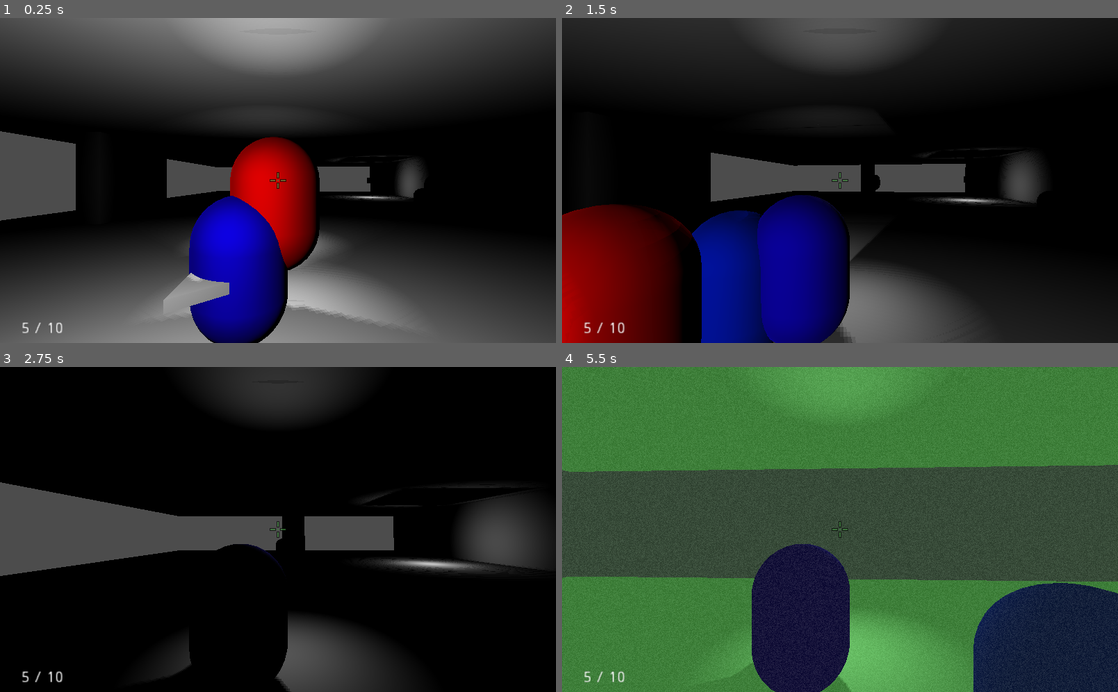
Above: before the commit, frames 1-4 (two rows, left to right).
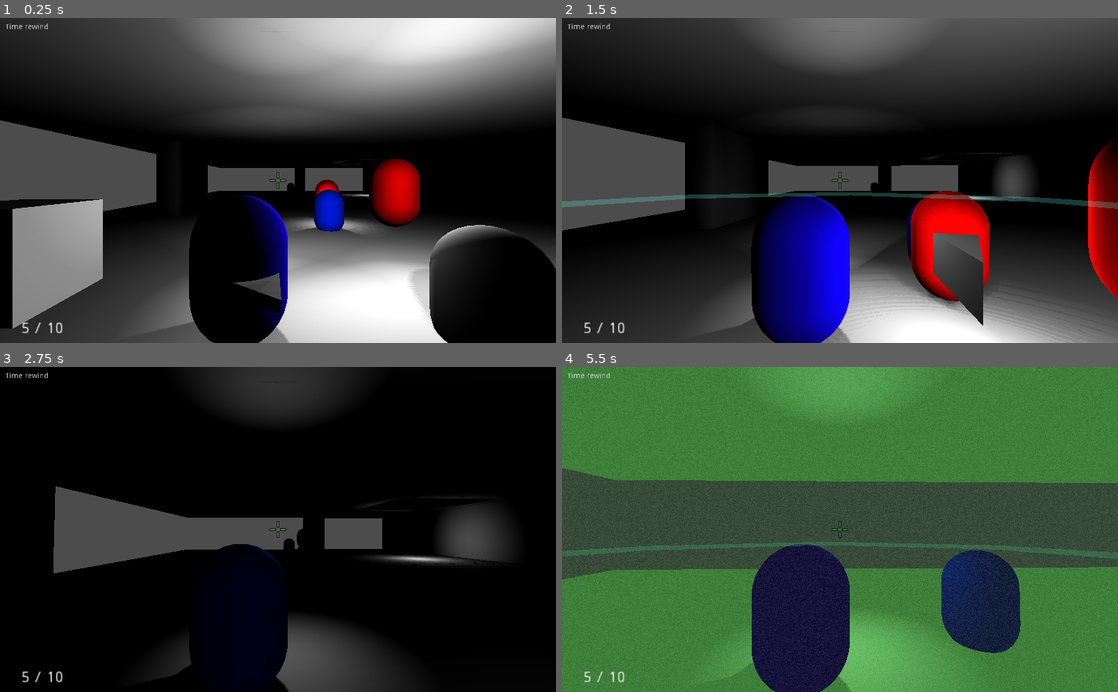
Above: after the commit, the same moments.

Repository: brennosouza/VS-Stealth
Game: Godot game, scene res://scenes/levels/test_level.tscn
Two runs of this game, one before a commit and one after it. Both use one fixed random seed, a clock stepped at 60 frames per second and the inputs below.
Inputs (mouse positions are in pixels of both pictures, inside the frame that each line leads up to):
- Up to frame 1 (0.25 s): no input
- Up to frame 2 (1.5 s): move the mouse to (867, 180) at 0.52 s; hold Ctrl (crouch) 0.53-1.28 s; hold Up (ui_up) from 0.53 s (still down); tap Space (cover) at 0.6 s; move the mouse to (812, 180) at 1.27 s; tap Ctrl (crouch) at 1.35 s
- Up to frame 3 (2.75 s): keep holding Up (ui_up); tap Space (cover) at 1.55, 2.1 s; move the mouse to (289, 523) at 2.02 s; hold Ctrl (crouch) from 2.03 s (still down)
- Up to frame 4 (5.5 s): keep holding Up (ui_up); move the mouse to (834, 536) at 2.77 s; release Ctrl (crouch) at 2.78 s; tap Ctrl (crouch) at 2.85, 3.8 s; tap Space (cover) at 3.05, 4.55 s; move the mouse to (878, 532) at 3.52 s; hold F (flashlight) 3.53-4.28 s; move the mouse to (795, 526) at 4.27 s; tap E (interact) at 4.35 s; move the mouse to (845, 529) at 5.02 s; hold Ctrl (crouch) from 5.03 s (still down); tap N (nightvision) at 5.1 s

The runs differ from the first frame. In frame 1, 63% of the frame differs, in the area x 0-100%, y 0-100%; in frame 2, 56%; in frame 3, 7.6%; in frame 4, 17%.

Commit message:
Bugs do merge consertados

Diff:
--- a/scenes/UI/Player/HUD.tscn
+++ b/scenes/UI/Player/HUD.tscn
@@ -9,9 +9,6 @@
 anchor_right = 1.0
 anchor_bottom = 1.0
 script = ExtResource( 4 )
-__meta__ = {
-"_edit_use_anchors_": false
-}
 
 [node name="CrosshairCircle" type="TextureRect" parent="."]
 visible = false
@@ -109,3 +106,10 @@
 __meta__ = {
 "_edit_use_anchors_": false
 }
+
+[node name="TimeRewindLabel" type="Label" parent="."]
+margin_left = 10.0
+margin_top = 10.0
+margin_right = 107.0
+margin_bottom = 38.0
+text = "Time rewind"
--- a/scenes/characters/Player.gd
+++ b/scenes/characters/Player.gd
@@ -47,8 +47,10 @@
 #var LOOKAROUND_SPEED = 0.2
 
 var wallhug_mode = false
-onready var left_cover_raycast : RayCast = $Camroot/Helper/Camera/CoverRaycasts/LeftCoverRaycast
-onready var right_cover_raycast : RayCast = $Camroot/Helper/Camera/CoverRaycasts/RightCoverRaycast
+onready var cover_raycast_holder = $CoverRaycasts
+onready var left_cover_raycast : RayCast = cover_raycast_holder.get_node("LeftCoverRaycast")
+onready var right_cover_raycast : RayCast = cover_raycast_holder.get_node("RightCoverRaycast")
+var raycasts_rotation
 
 
 func _init():
@@ -74,6 +76,9 @@
 	var moving = false
 #	crouching = false
 	current_speed = walking_speed
+
+	if wallhug_mode:
+		cover_raycast_holder.rotation = raycasts_rotation
 
 	interact_raycast()
 
@@ -119,12 +124,15 @@
 		else:
 			worldenvironment.environment.ambient_light_color = Color("000000")
 	if Input.is_action_just_pressed("cover"):
-		if wallhug_mode:
-			wallhug_mode = false
-		if $Camroot/Helper/Camera/CoverRaycast.is_colliding():
+		if $Camroot/Helper/Camera/CoverRaycast.is_colliding() and !wallhug_mode:
 			print_debug($Camroot/Helper/Camera/CoverRaycast.get_collision_normal())
+			cover_raycast_holder.look_at(cover_raycast_holder.global_transform.origin - $Camroot/Helper/Camera/CoverRaycast.get_collision_normal(), Vector3.UP)
 			print_debug(global_transform.basis.z)
 			wallhug_mode = true
+			raycasts_rotation = cover_raycast_holder.rotation
+		elif wallhug_mode:
+			wallhug_mode = false
+
 
 
 
@@ -134,8 +142,11 @@
 		gravity.y = -1
 #		direction.y = -1
 
-
-	direction = direction.rotated(Vector3.UP, h_rot).normalized()
+	if wallhug_mode:
+		var wall_h_rot = cover_raycast_holder.global_transform.basis.get_euler().y
+		direction = direction.rotated(Vector3.UP, wall_h_rot).normalized()
+	else:
+		direction = direction.rotated(Vector3.UP, h_rot).normalized()
 	if direction != Vector3.ZERO:
 		facing = direction
 
@@ -154,7 +165,10 @@
 		else:
 			playfootsteps(false)
 
-	#Rotação de mesh/player, usar se necessário
+	elif !moving:
+		current_speed = 0
+
+	#RotaÃ§Ã£o de mesh/player, usar se necessÃ¡rio
 #	if direction != Vector3.ZERO:
 	$MeshInstance.rotation.y = lerp_angle($MeshInstance.rotation.y, atan2(-facing.x, -facing.z) - rotation.y, delta * angular_acceleration)
 #	print_debug($MeshInstance.rotation.y)
@@ -199,6 +213,10 @@
 		elif not reloading and current_ammo <= 0:
 			$Camroot/Helper/Camera/Gun/emptysound.play()
 
+
+	calculate_loudness()
+
+
 #		$Camroot/Helper.rotation_degrees.x = lerp($Camroot/Helper.rotation_degrees.x, $Camroot/Helper.rotation_degrees.x-5.05, delta )
 
 #	if movement.x != 0 || movement.x != 0:
@@ -231,6 +249,14 @@
 
 
 
+func calculate_loudness():
+	#Add floor type raycast and calculate floor type sound bonus
+	if crouching:
+		$SoundCircle/SoundArea/SoundCollision.shape.radius = 1
+	else:
+		$SoundCircle/SoundArea/SoundCollision.shape.radius = current_speed #+ floor type bonus
+
+	$SoundCircle/SoundTorus.scale = Vector3(current_speed/10, current_speed/10, current_speed/10)  #+ floor type bonus
 
 
 func playfootsteps(wait):
--- a/scenes/characters/Player.tscn
+++ b/scenes/characters/Player.tscn
@@ -34,6 +34,17 @@
 "times": PoolRealArray( 0.3 )
 }
 
+[sub_resource type="SpatialMaterial" id=10]
+flags_transparent = true
+flags_unshaded = true
+flags_no_depth_test = true
+flags_do_not_receive_shadows = true
+flags_disable_ambient_light = true
+albedo_color = Color( 0.443137, 1, 0.913725, 0.231373 )
+
+[sub_resource type="SphereShape" id=9]
+radius = 50.0
+
 [node name="Player" type="KinematicBody" groups=["player"]]
 transform = Transform( -1, 0, 8.9407e-08, 0, 1, 0, -8.9407e-08, 0, -1, 0, 0, 0 )
 script = ExtResource( 1 )
@@ -42,12 +53,10 @@
 transform = Transform( 1, 0, 0, 0, -4.37114e-08, 1, 0, -1, -4.37114e-08, 0, 0, 0 )
 material_override = SubResource( 1 )
 mesh = SubResource( 2 )
-material/0 = null
 
 [node name="Arrow" type="MeshInstance" parent="MeshInstance"]
 transform = Transform( 1, 1.42109e-14, -3.02971e-15, -1.42109e-14, 1, 1.90739e-07, 1.91851e-14, -1.90739e-07, 1, -1.14911e-07, 1.28526, 5.61806e-08 )
 mesh = SubResource( 8 )
-material/0 = null
 
 [node name="CollisionShape" type="CollisionShape" parent="."]
 transform = Transform( 1, 0, 0, 0, -4.37114e-08, -1, 0, 1, -4.37114e-08, 0, 0, 0 )
@@ -63,25 +72,6 @@
 current = true
 margin = 5.0
 process_mode = 1
-
-[node name="CoverRaycasts" type="Spatial" parent="Camroot/Helper/Camera"]
-transform = Transform( 1, 0, 0, 0, 1, 0, 0, 0, 1, -0.79, -1.801, -4.16991 )
-
-[node name="LeftCoverRaycast" type="RayCast" parent="Camroot/Helper/Camera/CoverRaycasts"]
-transform = Transform( 1, 0, 0, 0, 1, 0, 0, 0, 1, -1.66183, 0.777716, -1.126 )
-enabled = true
-cast_to = Vector3( 0, 0, -1 )
-collision_mask = 4
-debug_shape_custom_color = Color( 1, 0, 0, 1 )
-debug_shape_thickness = 5
-
-[node name="RightCoverRaycast" type="RayCast" parent="Camroot/Helper/Camera/CoverRaycasts"]
-transform = Transform( 1, 0, 0, 0, 1, 0, 0, 0, 1, 1.662, 0.778, -1.126 )
-enabled = true
-cast_to = Vector3( 0, 0, -1 )
-collision_mask = 4
-debug_shape_custom_color = Color( 1, 0, 0, 1 )
-debug_shape_thickness = 5
 
 [node name="CoverRaycast" type="RayCast" parent="Camroot/Helper/Camera"]
 transform = Transform( 1, 0, 0, 0, 1, 0, 0, 0, 1, -0.774635, -1.25276, -5.729 )
@@ -123,14 +113,55 @@
 [node name="AnimationPlayer" type="AnimationPlayer" parent="."]
 anims/walking = SubResource( 7 )
 
+[node name="OmniLight" type="OmniLight" parent="."]
+visible = false
+omni_range = 16.6749
+
+[node name="SoundCircle" type="Spatial" parent="."]
+
+[node name="SoundTorus" type="CSGTorus" parent="SoundCircle"]
+transform = Transform( 1, 0, 0, 0, 1, 0, 0, 0, 1, 0, 0.298935, 0 )
+inner_radius = 10.0
+outer_radius = 10.2
+material = SubResource( 10 )
+
+[node name="SoundTorusTween" type="Tween" parent="SoundCircle/SoundTorus"]
+
+[node name="SoundArea" type="Area" parent="SoundCircle"]
+
+[node name="SoundCollision" type="CollisionShape" parent="SoundCircle/SoundArea"]
+unique_name_in_owner = true
+shape = SubResource( 9 )
+
+[node name="FloorTypeRayCast" type="RayCast" parent="."]
+unique_name_in_owner = true
+transform = Transform( 1, 0, 0, 0, 1, 0, 0, 0, 1, 0, -1.2, 0 )
+enabled = true
+debug_shape_custom_color = Color( 0.819608, 0.14902, 0.14902, 0.807843 )
+debug_shape_thickness = 5
+
+[node name="CoverRaycasts" type="Spatial" parent="."]
+
+[node name="LeftCoverRaycast" type="RayCast" parent="CoverRaycasts"]
+transform = Transform( 1, 0, 0, 0, 1, 0, 0, 0, 1, -1.662, 0.778, -0.211173 )
+enabled = true
+cast_to = Vector3( 0, 0, -1.5 )
+collision_mask = 4
+debug_shape_custom_color = Color( 1, 0, 0, 1 )
+debug_shape_thickness = 5
+
+[node name="RightCoverRaycast" type="RayCast" parent="CoverRaycasts"]
+transform = Transform( 1, 0, 0, 0, 1, 0, 0, 0, 1, 1.662, 0.778, -0.211173 )
+enabled = true
+cast_to = Vector3( 0, 0, -1.5 )
+collision_mask = 4
+debug_shape_custom_color = Color( 1, 0, 0, 1 )
+debug_shape_thickness = 5
+
 [node name="NightVisionGrainy" parent="." instance=ExtResource( 9 )]
 
 [node name="NightVisionGrainyAlt" parent="." instance=ExtResource( 8 )]
 
-[node name="OmniLight" type="OmniLight" parent="."]
-visible = false
-omni_range = 16.6749
-
 [node name="HUD" parent="." instance=ExtResource( 3 )]
 
 [editable path="Camroot/Helper/Camera/Gun"]
--- a/scenes/levels/test_level.tscn
+++ b/scenes/levels/test_level.tscn
@@ -64,31 +64,26 @@
 [node name="MeshInstance" type="MeshInstance" parent="levelgeometry/levelgeometry"]
 transform = Transform( 1, 0, 0, 0, -4.37114e-08, 1, 0, -1, -4.37114e-08, 0, 2.84917, 0 )
 mesh = SubResource( 1 )
-material/0 = null
 
 [node name="MeshInstance2" type="MeshInstance" parent="levelgeometry/levelgeometry"]
 transform = Transform( 1, 0, 0, 0, -4.37114e-08, 1, 0, -1, -4.37114e-08, -16.7696, 2.84917, -16.7127 )
 material_override = SubResource( 2 )
 mesh = SubResource( 1 )
-material/0 = null
 
 [node name="MeshInstance2" type="MeshInstance" parent="levelgeometry/levelgeometry/MeshInstance2"]
 transform = Transform( 1, 0, 0, 0, -1, -8.74228e-08, 0, 8.74228e-08, -1, 16.0829, -22.037, 1.9352 )
 material_override = SubResource( 2 )
 mesh = SubResource( 1 )
-material/0 = null
 
 [node name="MeshInstance3" type="MeshInstance" parent="levelgeometry/levelgeometry/MeshInstance2"]
 transform = Transform( 1, 0, 0, 0, 0.999539, -0.0303464, 0, 0.0303464, 0.999539, 17.6896, -27.5902, 0.33458 )
 material_override = SubResource( 3 )
 mesh = SubResource( 1 )
-material/0 = null
 
 [node name="MeshInstance3" type="MeshInstance" parent="levelgeometry/levelgeometry"]
 transform = Transform( 1, 0, 0, 0, -0.0303465, -0.999539, 0, 0.999539, -0.0303465, -15.1629, 4.44979, -22.2659 )
 material_override = SubResource( 3 )
 mesh = SubResource( 1 )
-material/0 = null
 
 [node name="HangingLight" parent="levelgeometry/levelgeometry" instance=ExtResource( 2 )]
 transform = Transform( 1, 0, 0, 0, 1, 0, 0, 0, 1, -15.6745, 5.22481, 0 )
@@ -128,31 +123,26 @@
 [node name="MeshInstance" type="MeshInstance" parent="levelgeometry/levelgeometry2"]
 transform = Transform( 1, 0, 0, 0, -4.37114e-08, 1, 0, -1, -4.37114e-08, 0, 2.84917, 0 )
 mesh = SubResource( 1 )
-material/0 = null
 
 [node name="MeshInstance2" type="MeshInstance" parent="levelgeometry/levelgeometry2"]
 transform = Transform( 1, 0, 0, 0, -4.37114e-08, 1, 0, -1, -4.37114e-08, -16.7696, 2.84917, -16.7127 )
 material_override = SubResource( 2 )
 mesh = SubResource( 1 )
-material/0 = null
 
 [node name="MeshInstance2" type="MeshInstance" parent="levelgeometry/levelgeometry2/MeshInstance2"]
 transform = Transform( 1, 0, 0, 0, -1, -8.74228e-08, 0, 8.74228e-08, -1, 16.0829, -22.037, 1.9352 )
 material_override = SubResource( 2 )
 mesh = SubResource( 1 )
-material/0 = null
 
 [node name="MeshInstance3" type="MeshInstance" parent="levelgeometry/levelgeometry2/MeshInstance2"]
 transform = Transform( 1, 0, 0, 0, 0.999539, -0.0303464, 0, 0.0303464, 0.999539, 17.6896, -27.5902, 0.33458 )
 material_override = SubResource( 3 )
 mesh = SubResource( 1 )
-material/0 = null
 
 [node name="MeshInstance3" type="MeshInstance" parent="levelgeometry/levelgeometry2"]
 transform = Transform( 1, 0, 0, 0, -0.0303465, -0.999539, 0, 0.999539, -0.0303465, -15.1629, 4.44979, -22.2659 )
 material_override = SubResource( 3 )
 mesh = SubResource( 1 )
-material/0 = null
 
 [node name="HangingLight" parent="levelgeometry/levelgeometry2" instance=ExtResource( 2 )]
 transform = Transform( 1, 0, 0, 0, 1, 0, 0, 0, 1, -15.6745, 5.22481, 0 )
@@ -192,31 +182,26 @@
 [node name="MeshInstance" type="MeshInstance" parent="levelgeometry/levelgeometry3"]
 transform = Transform( 1, 0, 0, 0, -4.37114e-08, 1, 0, -1, -4.37114e-08, 0, 2.84917, 0 )
 mesh = SubResource( 1 )
-material/0 = null
 
 [node name="MeshInstance2" type="MeshInstance" parent="levelgeometry/levelgeometry3"]
 transform = Transform( 1, 0, 0, 0, -4.37114e-08, 1, 0, -1, -4.37114e-08, -16.7696, 2.84917, -16.7127 )
 material_override = SubResource( 2 )
 mesh = SubResource( 1 )
-material/0 = null
 
 [node name="MeshInstance2" type="MeshInstance" parent="levelgeometry/levelgeometry3/MeshInstance2"]
 transform = Transform( 1, 0, 0, 0, -1, -8.74228e-08, 0, 8.74228e-08, -1, 16.0829, -22.037, 1.9352 )
 material_override = SubResource( 2 )
 mesh = SubResource( 1 )
-material/0 = null
 
 [node name="MeshInstance3" type="MeshInstance" parent="levelgeometry/levelgeometry3/MeshInstance2"]
 transform = Transform( 1, 0, 0, 0, 0.999539, -0.0303464, 0, 0.0303464, 0.999539, 17.6896, -27.5902, 0.33458 )
 material_override = SubResource( 3 )
 mesh = SubResource( 1 )
-material/0 = null
 
 [node name="MeshInstance3" type="MeshInstance" parent="levelgeometry/levelgeometry3"]
 transform = Transform( 1, 0, 0, 0, -0.0303465, -0.999539, 0, 0.999539, -0.0303465, -15.1629, 4.44979, -22.2659 )
 material_override = SubResource( 3 )
 mesh = SubResource( 1 )
-material/0 = null
 
 [node name="HangingLight" parent="levelgeometry/levelgeometry3" instance=ExtResource( 2 )]
 transform = Transform( 1, 0, 0, 0, 1, 0, 0, 0, 1, -15.6745, 5.22481, 0 )
@@ -313,9 +298,6 @@
 
 [node name="WorldEnvironment" type="WorldEnvironment" parent="."]
 environment = SubResource( 4 )
-
-[node name="Player" parent="." instance=ExtResource( 1 )]
-transform = Transform( -0.997034, 0, -0.0769627, 0, 1, 0, 0.0769627, 0, -0.997034, 0, 3.92171, 4.86634 )
 
 [node name="SpotLight" type="SpotLight" parent="."]
 transform = Transform( 1, 0, 0, 0, 1, 0, 0, 0, 1, 0, 5.03704, 7.77766 )
@@ -337,6 +319,8 @@
 
 [node name="MeshInstance2" type="MeshInstance" parent="RigidBody"]
 mesh = SubResource( 6 )
-material/0 = null
+
+[node name="Player" parent="." instance=ExtResource( 1 )]
+transform = Transform( -1, 0, 8.9407e-08, 0, 1, 0, -8.9407e-08, 0, -1, 5.16496, 4.95094, 0 )
 
 [editable path="Enemies/Enemy"]
Not shown: 1 places in scenes/characters/Player.tscn that only renumber resources
